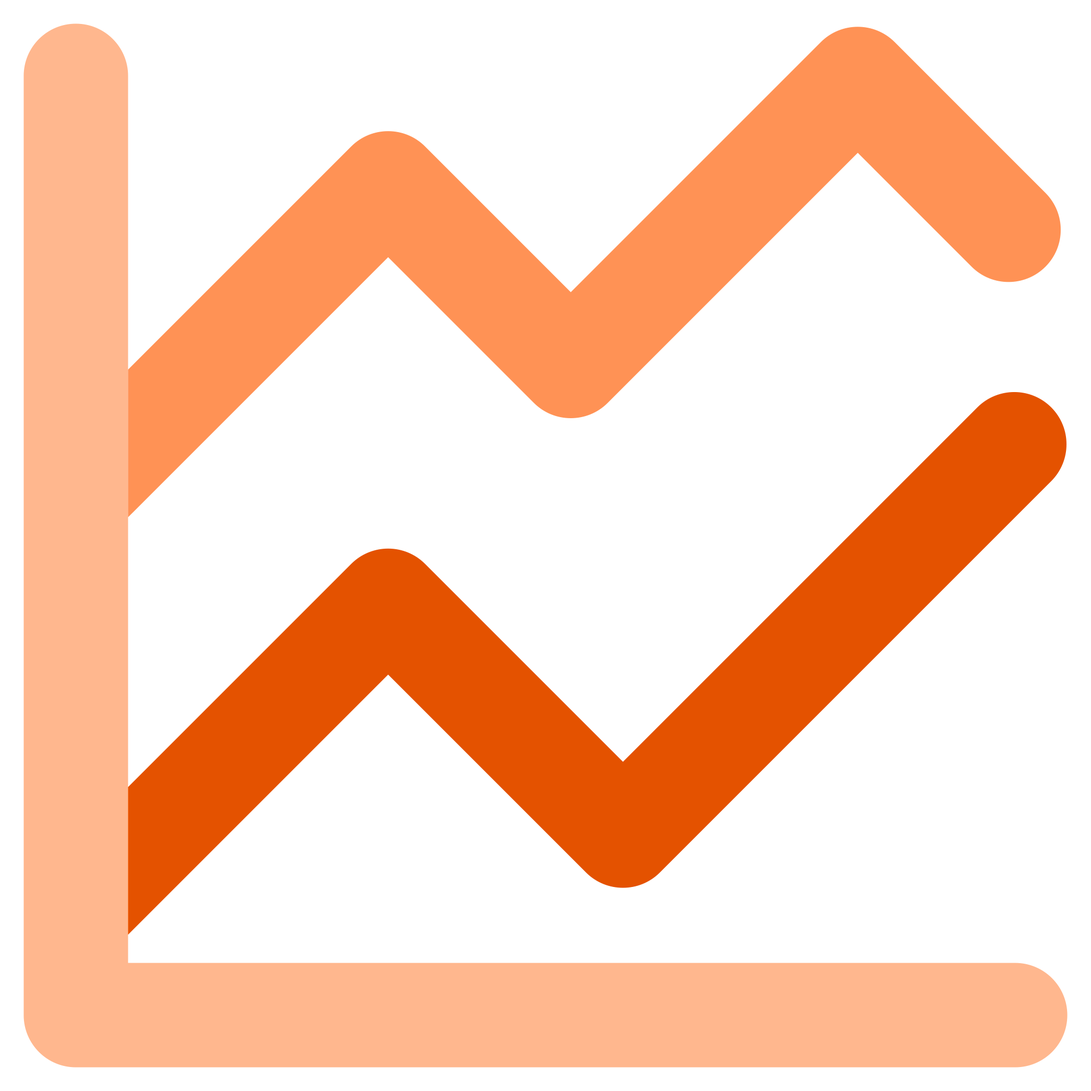
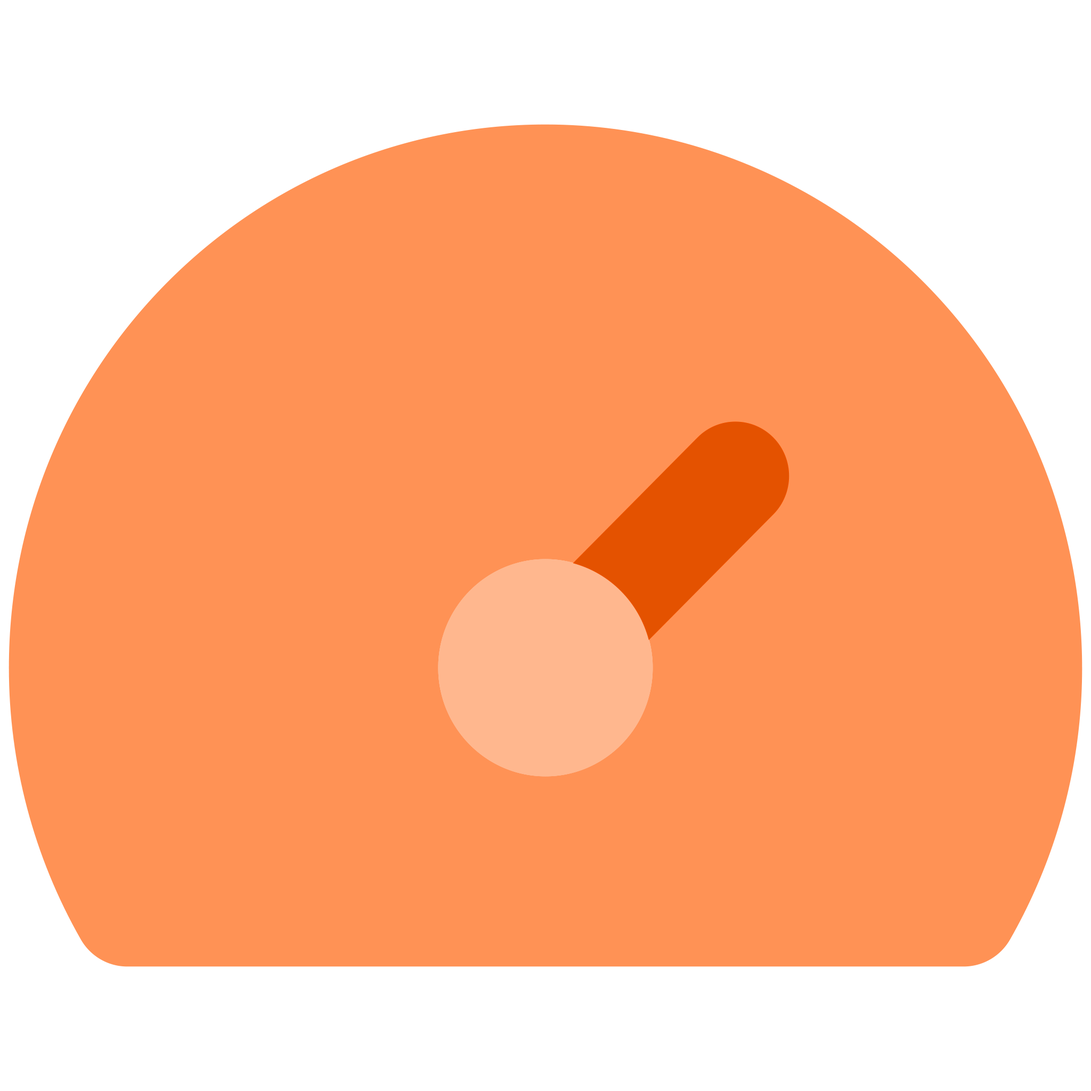
Layer changes from the first 1091×1091 image to the second:
renamed "comparison" to "tachometer-fast-alt", painted on it over [8, 23, 1083, 1069]
